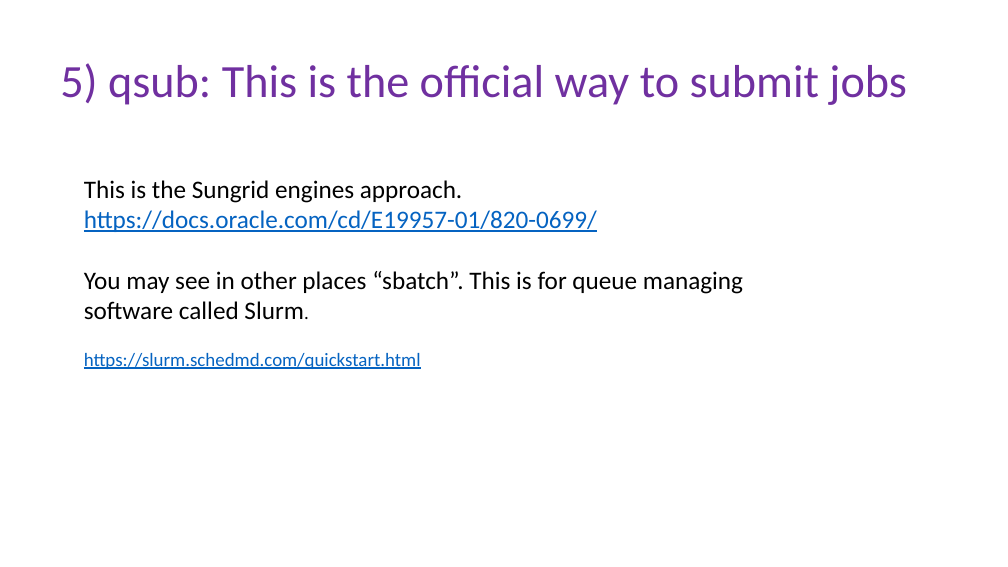
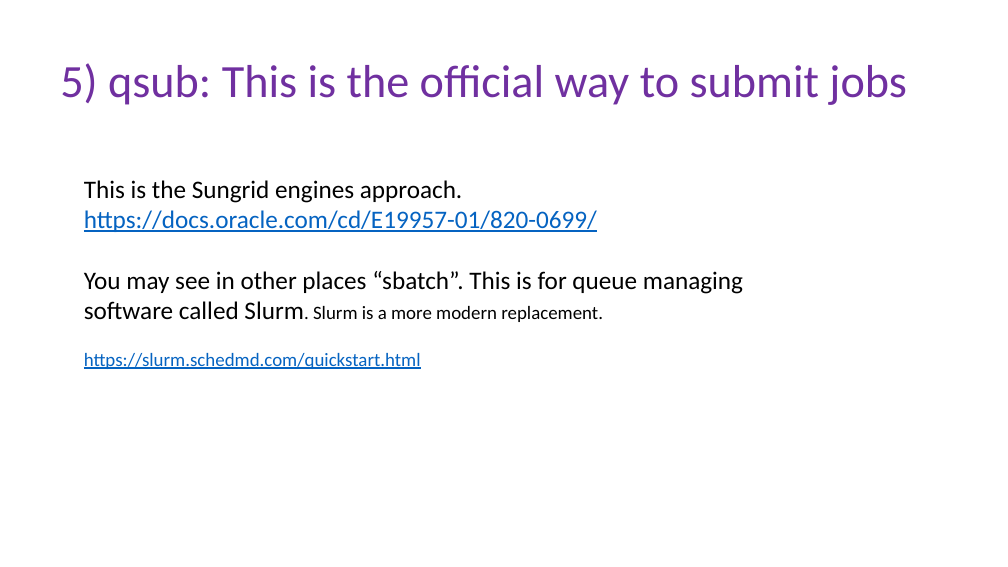
Before and after one commit to peterthorpe5/Msc_Digital_Health, a slide deck: slide 1 of powerpoint/5_qsub.pptx. Drawn at 1008x567 pixels with LibreOffice and Linux fonts; fonts in the diff are those of the drawing. Boxes give left, top, right and bottom in pixels: in the first picture for what was removed or moved away, otherwise in the second. Text is boxed around its words. In the diff, an @@ line names an element or a change of style, - is before the commit and + after.

Commit message:
updates

```diff
--- a/powerpoint/5_qsub.pptx
+++ b/powerpoint/5_qsub.pptx
@@ text at [84, 271, 743, 322]: text changed @@
-You may see in other places “sbatch”. This is for queue managing software called Slurm.
+You may see in other places “sbatch”. This is for queue managing software called Slurm. Slurm is a more modern replacement.
```
Also in this commit, not shown: 1 other slide changed.
